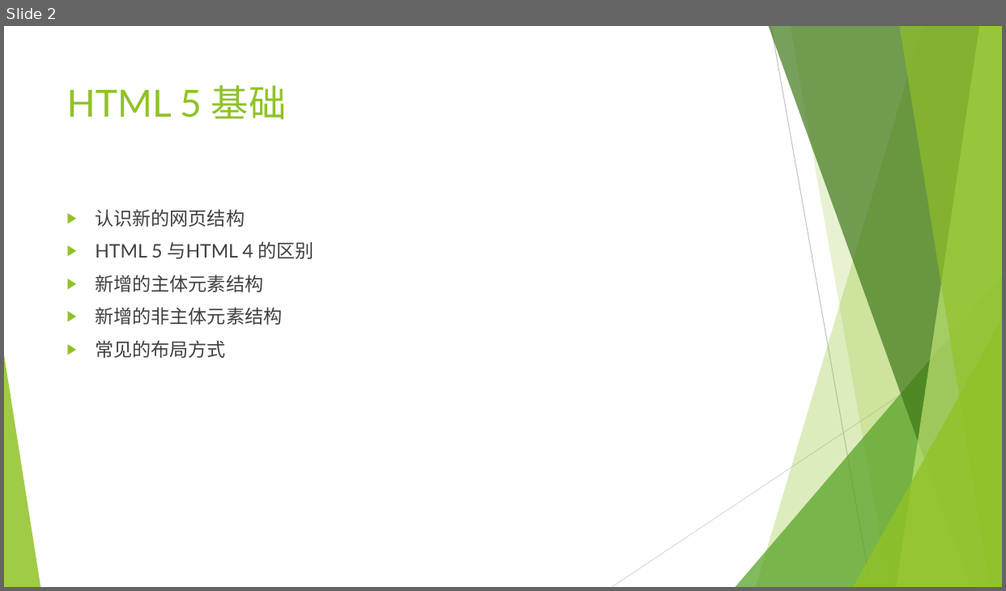
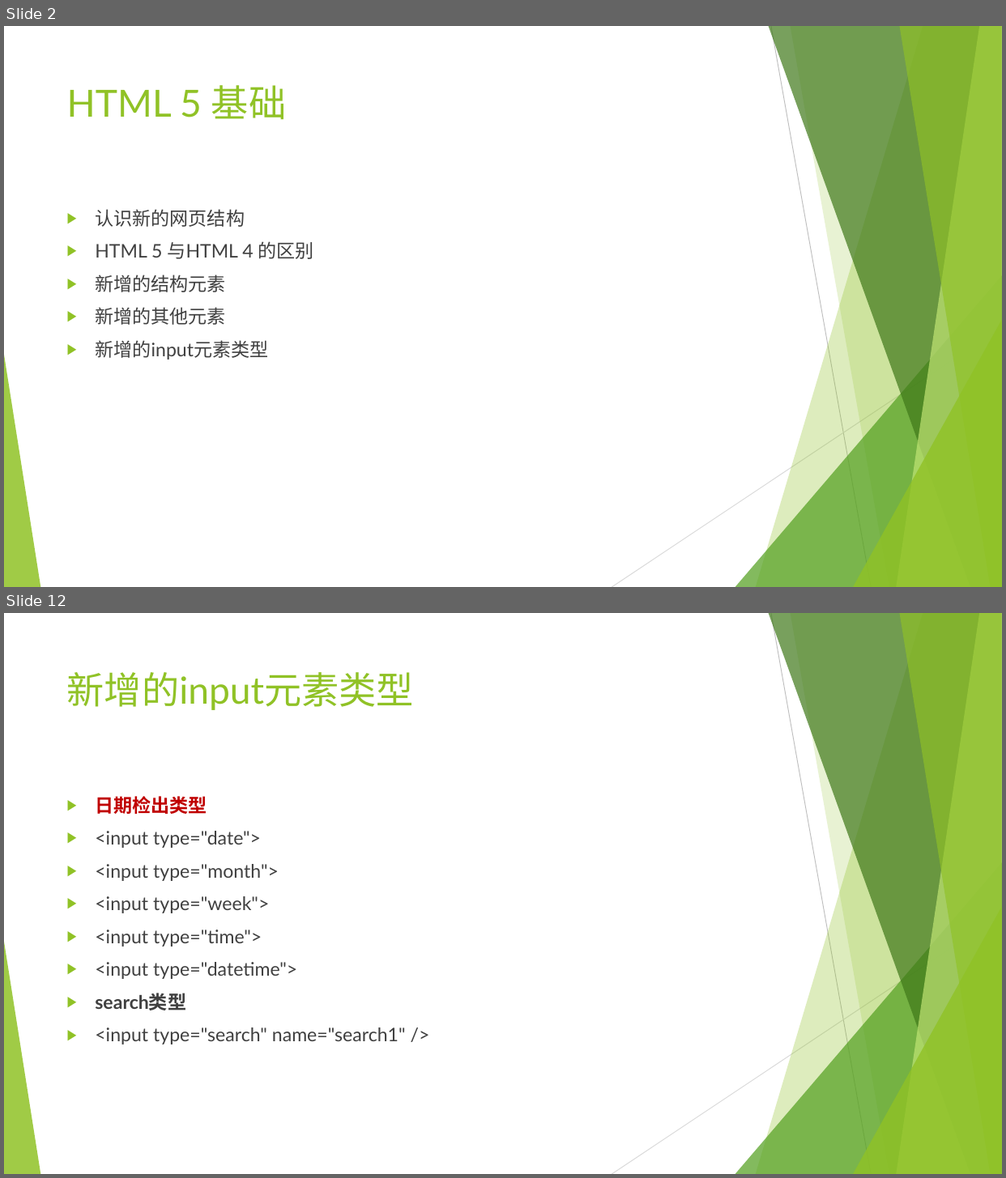
Before and after one commit to Guoye/Neusoft, a slide deck: lesson_HTML5/2.HTML5基础/2.HTML5基础.pptx. Shown one above the other, each under a label of ours: slide 2 before the commit, slides 2 and 12 after it; the slides between them are not shown. The pictures are 1006x591 and 1006x1178 pixels, drawn with LibreOffice and Linux fonts; fonts in the diff are those of the drawing. Boxes give left, top, right and bottom in pixels: in the first picture for what was removed or moved away, otherwise in the second. Text is boxed around its words. In the diff, an @@ line names an element or a change of style, - is before the commit and + after.

```diff
--- a/lesson_HTML5/2.HTML5基础/2.HTML5基础.pptx
+++ b/lesson_HTML5/2.HTML5基础/2.HTML5基础.pptx
@@ slide 12 added at <box>4,613,1002,1174</box>, background #FFFFFF; not listed: 10 template elements that a slide beside it also shows @@
@@ title added at <box>67,672,414,710</box>, 36 pt, text #90C226 @@
+新增的input元素类型
@@ text added at <box>95,796,406,1045</box>, 18 pt, text #404040 @@
+▶ 日期检出类型
+▶ <input type="date">
+▶ <input type="month">
+▶ <input type="week">
+▶ <input type="time">
+▶ <input type="datetime">
+▶ search类型
+▶ <input type="search" name="search1" />
@@ slide 2 changed as well @@
@@ text at <box>95,275,268,360</box>: text changed @@
-▶ 新增的主体元素结构
-▶ 新增的非主体元素结构
-▶ 常见的布局方式
+▶ 新增的结构元素
+▶ 新增的其他元素
+▶ 新增的input元素类型
```
Also in this commit, not shown: 2 other slides changed, 9 other slides added, 7 other files.
